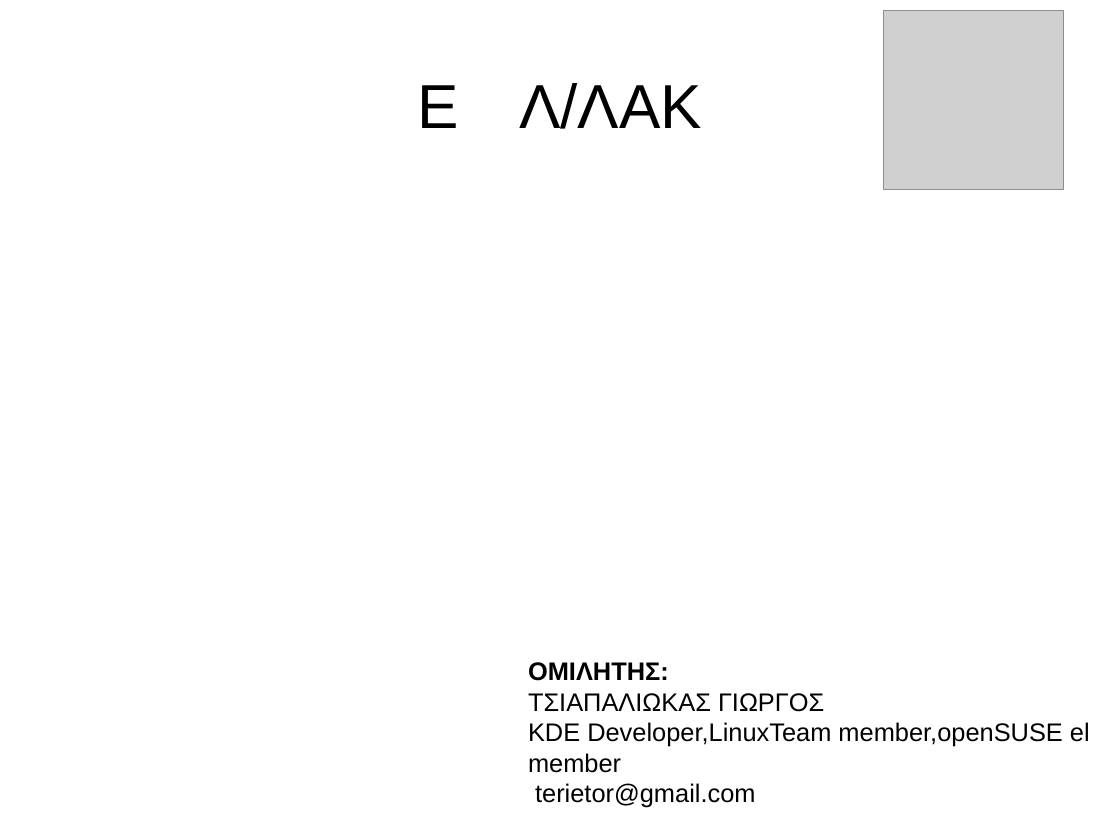
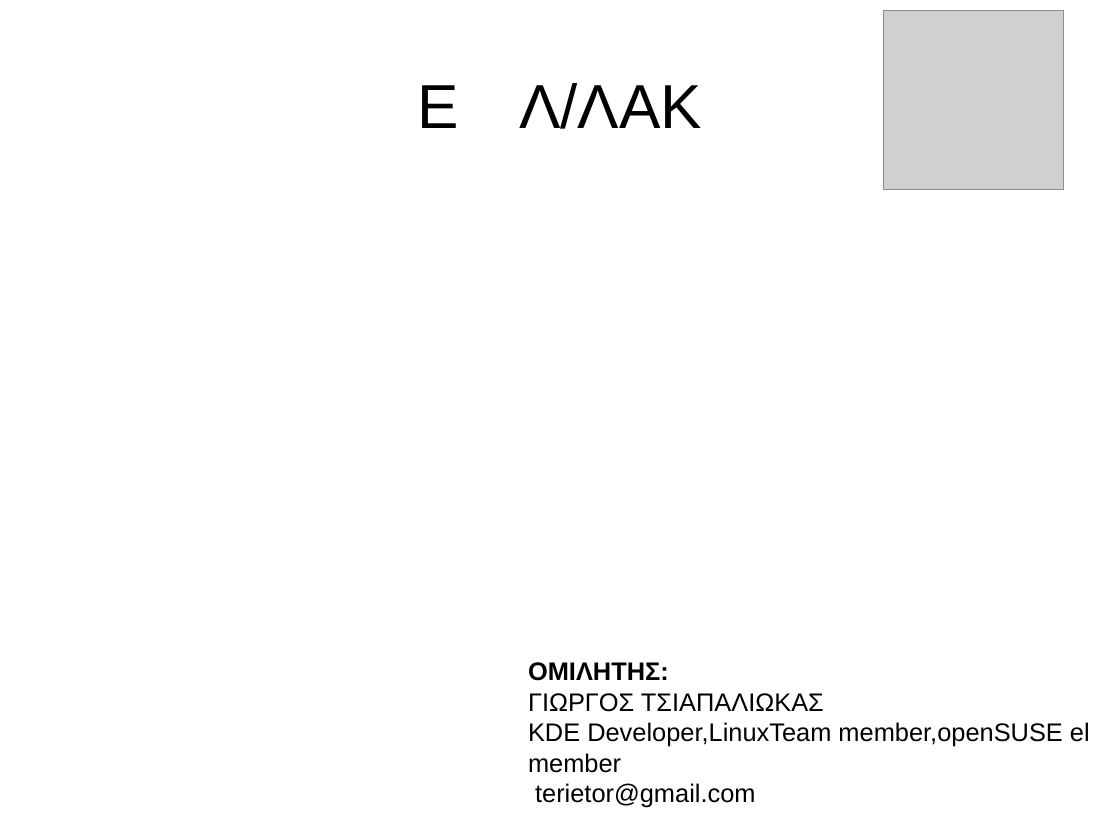
Before and after one commit to gtsiap/presenations, a slide deck: slide 1 of FOSS day/ellak.odp. Drawn at 1120x840 pixels with LibreOffice and Linux fonts; fonts in the diff are those of the drawing; grey boxes stand for pictures. Boxes give left, top, right and bottom in pixels: in the first picture for what was removed or moved away, otherwise in the second. Text is boxed around its words. In the diff, an @@ line names an element or a change of style, - is before the commit and + after.

```diff
--- a/FOSS day/ellak.odp
+++ b/FOSS day/ellak.odp
@@ text at box(528, 693, 824, 712): text changed @@
-ΤΣΙΑΠΑΛΙΩΚΑΣ ΓΙΩΡΓΟΣ
+ΓΙΩΡΓΟΣ ΤΣΙΑΠΑΛΙΩΚΑΣ
```
Also in this commit, not shown: 5 other slides changed, 2 slides added.
